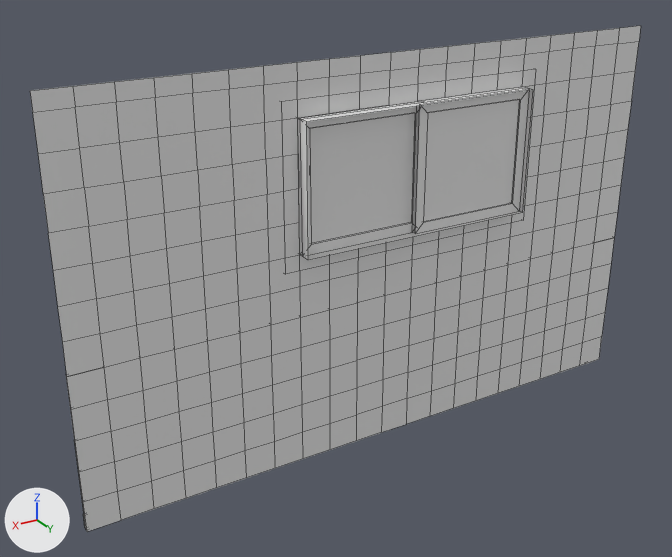
An edit to the FBX model AA7_Escenario/Assets/FBX/Enviorment/Modules_Environment_Window.fbx, drawn before and after from the same camera.
Camera for both pictures: a camera (50 mm lens) standing at (5.0, 4.4, 3.4) and looking at (2.45, 0.16, 1.27). The axes (+X, +Y, +Z) are drawn at lower left. The lights are the same throughout. The older version comes first. Mesh edges are drawn as thin lines. Where no turn or scale is listed for an object, it has been applied to the vertices.

Script lines for the objects in view, before the commit:
```python
ob_wall_window = bpy.data.objects.new('wall_window', me_plane_005)
ob_wall_window.location = (0.0, 0.0, 1.0)
ob_window_01 = bpy.data.objects.new('window_01', me_plane_011)
ob_window_01.location = (0.0, -0.026, 1.0)
ob_window_02 = bpy.data.objects.new('window_02', me_plane_012)
ob_window_02.location = (-0.77, 0.007, 1.0)
ob_window_frame = bpy.data.objects.new('window_frame', me_plane_008)
ob_window_frame.location = (0.0, 0.0, 1.0)
ob_window_frame_01 = bpy.data.objects.new('window_frame_01', me_plane_009)
ob_window_frame_01.location = (0.0, -0.026, 1.0)
ob_window_frame_02 = bpy.data.objects.new('window_frame_02', me_plane_010)
ob_window_frame_02.location = (-0.77, 0.007, 1.0)
```
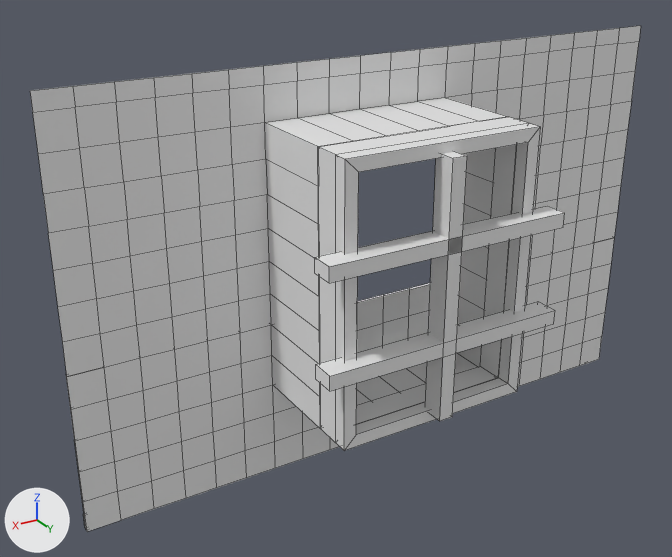
The edits, one by one:
me_plane_005 is used by ob_wall_window; location (0.0, 0.0, 1.0).
me_plane_005 had 273 vertices, 228 faces and spanned x 0.0..4.0, y 0.0, z -1.0..1.5.
me_plane_005 now has 287 vertices, 240 faces and spans x 0.0..4.0, y 0.0..0.57, z -1.0..1.5.
Part 1, on me_plane_005:
15 vertices are removed from x 1.8..2.6, y 0.0, z -0.2..1.0.
27 faces are deleted.
8 vertices move from x 1.8..2.6, y 0.0, z 0.0..0.8 to x 1.4..2.8, y 0.0..0.57, z 0.4..1.0.
2 vertices are added at (1.2, 0.0, 0.8), (1.2, 0.0, 1.0).
22 new vertices lie (0.0, 0.57, 0.0) away from vertices in x 1.6..2.8, y 0.0, z -0.4..1.2.
5 new vertices lie (0.0, 0.0, 0.2) away from vertices in x 1.2..2.2, y 0.0, z 0.0..0.4.
39 new faces join them.
Mesh me_plane_027 is new.
It has 16 vertices, 16 faces and spans x -1.2..0.0, y -0.43..-0.35, z -1.4..0.2.
It uses material mat_m_paintedwall (white #e7e7e7).
Mesh me_cube_001 is new.
It is a box spanning x -0.042..0.042, y -0.07..0.07, z -0.745..0.745.
Mesh me_cube_003 is new.
It is a box spanning x -0.745..0.745, y -0.07..0.07, z -0.042..0.042.
Mesh me_plane_023 is new.
It has 16 vertices, 12 faces and spans x -1.2..0.0, y -0.43..-0.26, z -1.4..0.2.
It uses material mat_m_paintedwall (white #e7e7e7).
Object 'window_01' (ob_window_01) is deleted.
Object 'window_frame_02' (ob_window_frame_02) is deleted.
Object 'window_frame_01' (ob_window_frame_01) is deleted.
Object 'window_02' (ob_window_02) is deleted.
Object 'window_frame' (ob_window_frame) is deleted.
Object 'wall_window.001' (ob_wall_window_001) is new; it shows me_plane_027.
Its location is (2.8, 1.17, 2.0).
Object 'Cube.001' (ob_cube_001) is new; it shows me_cube_001.
Its location is (2.2, 0.849, 1.4).
Object 'Cube.003' (ob_cube_003) is new; it shows me_cube_003.
Its location is (2.2, 0.849, 1.097).
Object 'Cube.002' (ob_cube_002) is new; it shows a copy of me_cube_003.
Its location is (2.2, 0.849, 1.682).
Object 'wall_window.002' (ob_wall_window_002) is new; it shows me_plane_023.
Its location is (2.8, 1.0, 2.0).

What differs and where, as boxes [x1, y1, x2, y2] in the pictures (672 x 557 px; the box of a moved part takes in the faces that stretch with it):
'wall_window.001', added: after [336, 123, 540, 451]
'window_01', deleted: before [310, 113, 415, 243]
'wall_window.002', added: after [318, 117, 528, 443]
'window_02', deleted: before [423, 100, 519, 222]
'Cube.001', added: after [425, 151, 467, 421]
'Cube.002', added: after [315, 206, 565, 283]
'Cube.003', added: after [316, 302, 555, 391]
'window_frame_02', deleted: before [412, 90, 529, 234]
'window_frame', deleted: before [298, 87, 533, 260]
'window_frame_01', deleted: before [307, 106, 417, 255]
part 1 of me_plane_005, moved or reshaped: before [265, 118, 439, 384]; after [265, 87, 522, 428]
'tiles_window', unchanged, uncovered by the edit: before [66, 375, 87, 530]; after [66, 283, 430, 530]
